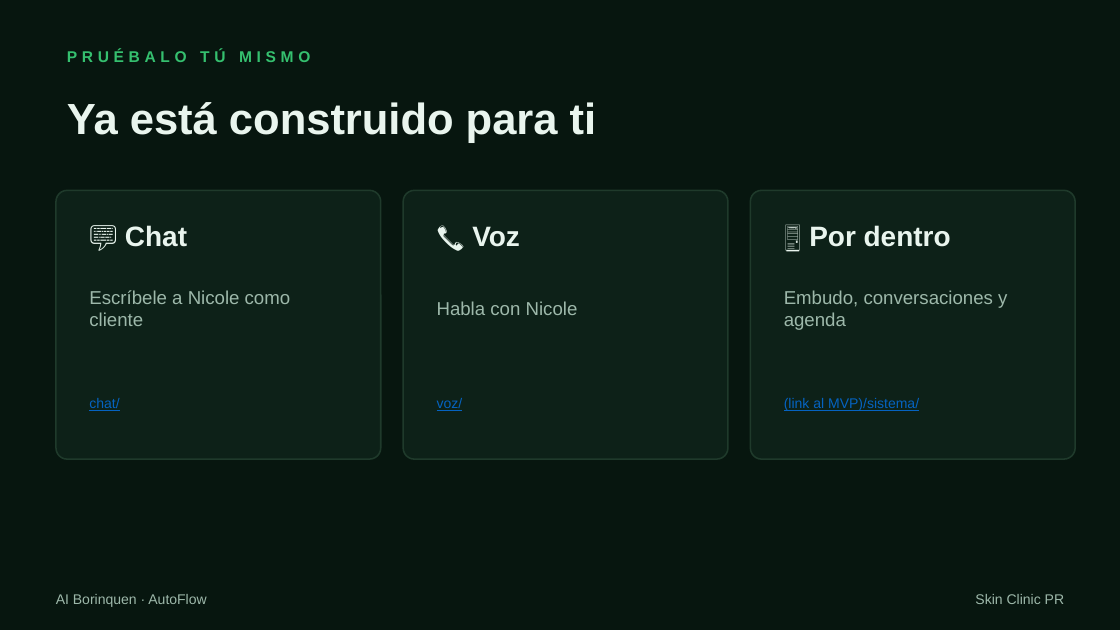
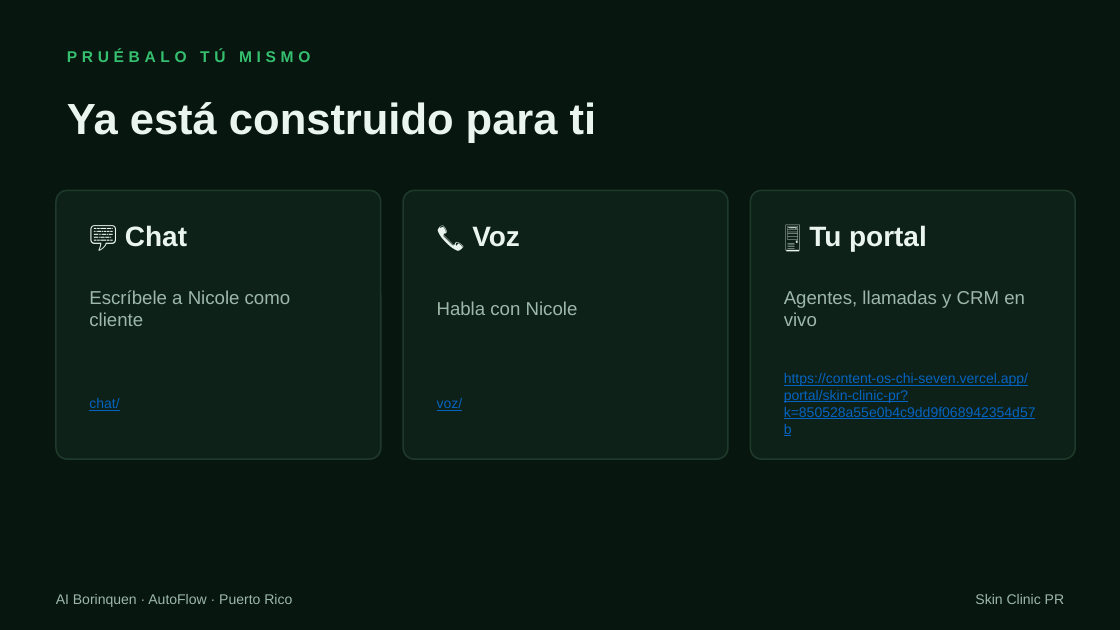
Before and after one commit to elvinayala/content-os, a slide deck: slide 8 of data/demos/skin-clinic-pr/site/skin-clinic-pr-autoflow.pptx (slide 5 before the commit). Drawn at 1120x630 pixels with LibreOffice and Linux fonts; fonts in the diff are those of the drawing. Boxes give left, top, right and bottom in pixels: in the first picture for what was removed or moved away, otherwise in the second. Text is boxed around its words. In the diff, an @@ line names an element or a change of style, - is before the commit and + after.

```diff
--- a/data/demos/skin-clinic-pr/site/skin-clinic-pr-autoflow.pptx
+++ b/data/demos/skin-clinic-pr/site/skin-clinic-pr-autoflow.pptx
@@ text at <box>809,225,927,251</box>: text changed @@
-🖥️ Por dentro
+🖥️ Tu portal
@@ text at <box>784,290,1025,326</box>: text changed @@
-Embudo, conversaciones y agenda
+Agentes, llamadas y CRM en vivo
@@ text at <box>784,373,1036,419</box>: text changed @@
-(link al MVP)/sistema/
+https://content-os-chi-seven.vercel.app/portal/skin-clinic-pr?k=850528a55e0b4c9dd9f068942354d57b
@@ text at <box>56,594,292,607</box>: text changed @@
-AI Borinquen · AutoFlow
+AI Borinquen · AutoFlow · Puerto Rico
```
Also in this commit, not shown: 8 other slides changed, 3 slides added, 53 other files.
